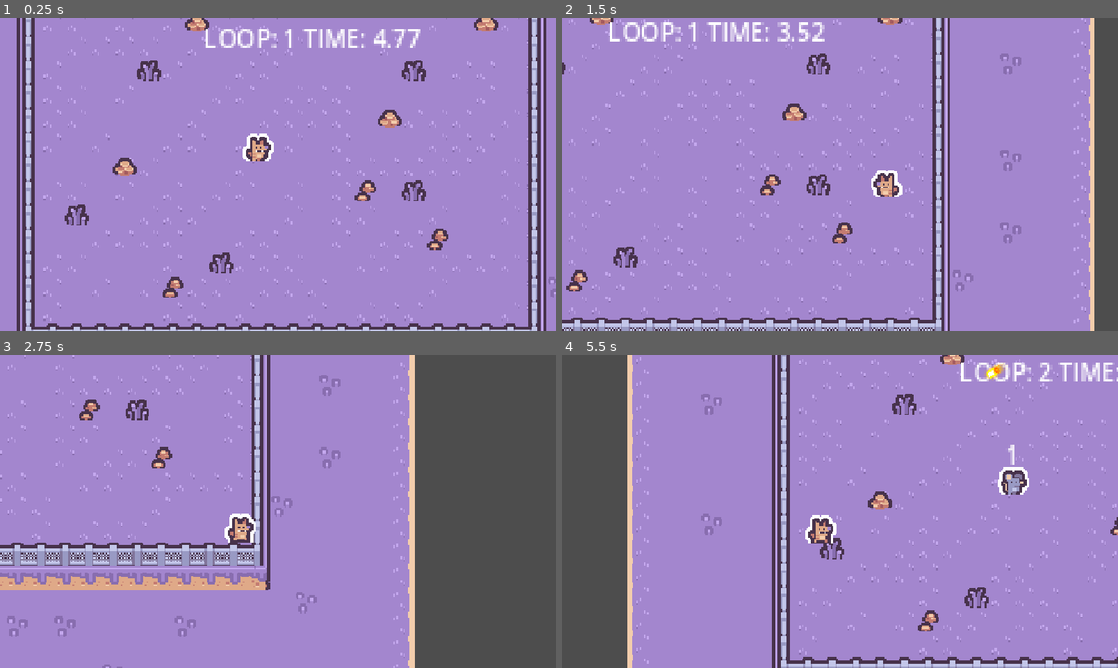
Above: before the commit, frames 1-4 (two rows, left to right).
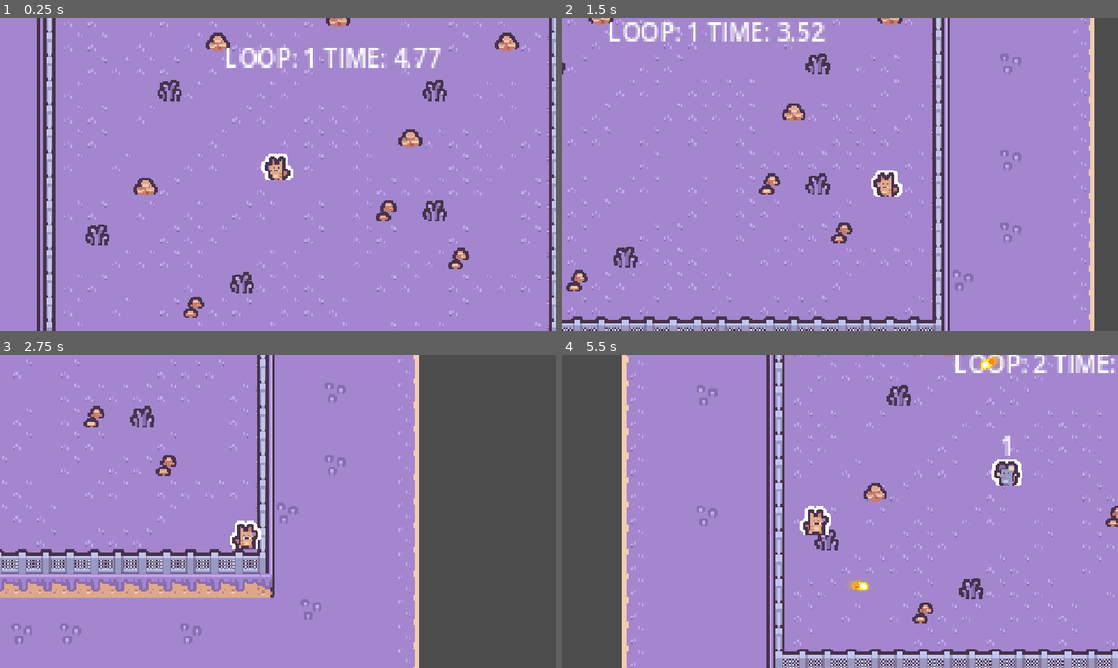
Above: after the commit, the same moments.

Repository: Lingloft/SecondsAgo
Game: Godot game, scene res://scenes/game.tscn
Same seed, same stepped clock (60 frames per second), same inputs: the game is played once before the commit and once after it.
Inputs (mouse positions are in pixels of both pictures, inside the frame that each line leads up to):
- Up to frame 1 (0.25 s): no input
- Up to frame 2 (1.5 s): move the mouse to (962, 158) at 0.52 s; hold D (move_right) 0.53-1.28 s; click (962, 158) at 0.6 s; move the mouse to (728, 190) at 1.27 s; hold S (move_down) from 1.28 s (still down); click (728, 190) at 1.35 s
- Up to frame 3 (2.75 s): move the mouse to (333, 442) at 2.02 s; release S (move_down) at 2.03 s; hold D (move_right) from 2.03 s (still down); click (333, 442) at 2.1 s
- Up to frame 4 (5.5 s): move the mouse to (812, 574) at 2.77 s; release D (move_right) at 2.78 s; hold W (move_up) 2.78-3.53 s; click (812, 574) at 2.85 s; move the mouse to (1006, 558) at 3.52 s; hold A (move_left) 3.53-5.03 s; click (1006, 558) at 3.6 s; move the mouse to (673, 464) at 4.27 s; click (673, 464) at 4.35 s; move the mouse to (867, 511) at 5.02 s; hold S (move_down) from 5.03 s (still down); click (867, 511) at 5.1 s

The runs differ from the first frame. In frame 1, 21% of the frame differs, in the area x 3-100%, y 0-100%; in frame 2, 1.8%; in frame 3, 14%; in frame 4, 15%.

Commit message:
fix(相机): 默认禁用相机抖动效果
防止游戏开始时相机意外抖动，将shake默认值改为false

Diff:
--- a/scripts/camera.gd
+++ b/scripts/camera.gd
@@ -2,7 +2,7 @@
 
 @export var target: Node2D  # 相机跟随的目标节点
 @export var speed: float = 12.0  # 相机移动速度
-@export var shake:= true
+@export var shake:= false
 var amplitude := 3
 func _physics_process(delta: float) -> void:
 	# 获取目标节点的世界坐标
